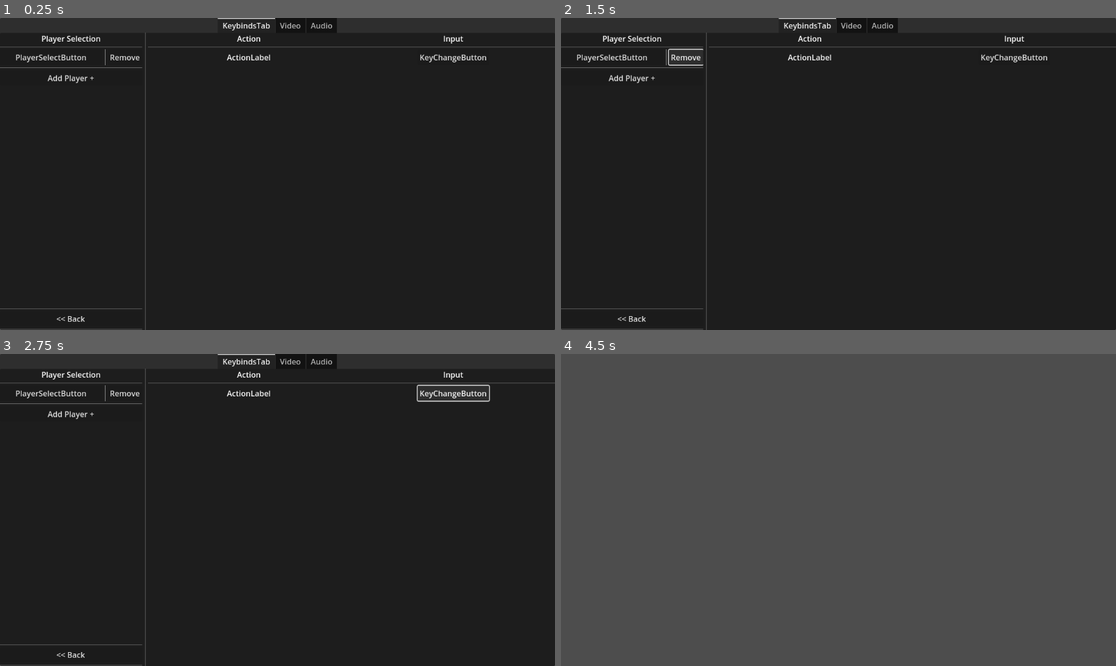
Above: before the commit, frames 1-4 (two rows, left to right).
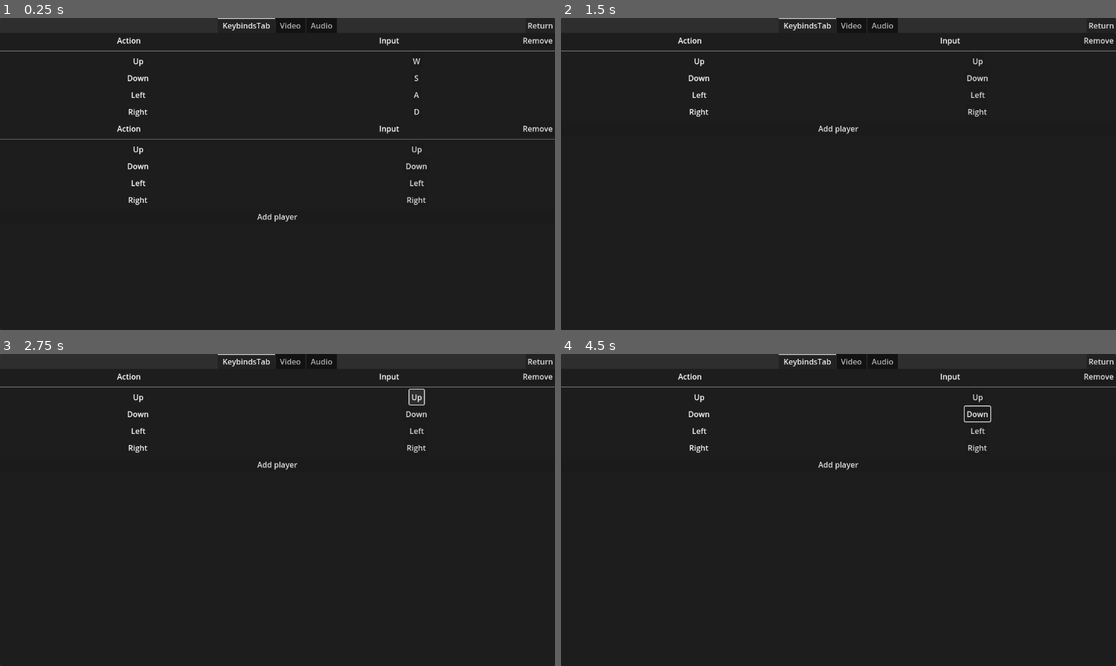
Above: after the commit, the same moments.

Repository: carcinizer/slavic-2025
Game: Godot game, scene res://scenes/settings_menu.tscn
The game is run twice, just before and just after one commit, with the same random seed, the same clock (stepped at 60 frames per second) and the same inputs. This scene is started directly instead of the project's main scene.
Inputs (mouse positions are in pixels of both pictures, inside the frame that each line leads up to):
- Up to frame 1 (0.25 s): no input
- Up to frame 2 (1.5 s): click (610, 58) at 0.5 s, where only the run before the commit has a clickable "PlayerSelectButton"; click "Remove" at 1.25 s
- Up to frame 3 (2.75 s): click "KeyChangeButton" (after the commit: "Up") at 2 s
- Up to frame 4 (4.5 s): click (633, 413) at 2.75 s, where only the run before the commit has a clickable "Add Player +"; click "KeyChangeButton" (after the commit: "Down") at 3.5 s; click (633, 653) at 4.25 s, where only the run before the commit has a clickable "<< Back"

The runs differ from the first frame. In frame 1, 2.6% of the frame differs, in the area x 0-100%, y 1-100%; in frame 2, 2.1%; in frame 3, 2.2%; in frame 4, 100%, in the area x 0-100%, y 0-100%.

Commit message:
Add working keybindings menu

Diff:
--- a/project.godot
+++ b/project.godot
@@ -11,7 +11,7 @@
 [application]
 
 config/name="slavic-2025"
-run/main_scene="uid://dosjbacgvospg"
+run/main_scene="uid://torywqpmiyue"
 config/features=PackedStringArray("4.4", "Forward Plus")
 config/icon="res://icon.svg"
 
--- /dev/null
+++ b/scenes/keybinding.tscn
@@ -0,0 +1,18 @@
+[gd_scene load_steps=2 format=3 uid="uid://cpsus5vfp3p0v"]
+
+[ext_resource type="Script" uid="uid://dm7yel2ilwyr7" path="res://src/ui/keybinding.gd" id="1_efavd"]
+
+[node name="Keybinding" type="HBoxContainer"]
+script = ExtResource("1_efavd")
+
+[node name="ActionLabel" type="Label" parent="."]
+layout_mode = 2
+size_flags_horizontal = 6
+text = "ActionLabel"
+
+[node name="KeyChangeButton" type="Button" parent="."]
+layout_mode = 2
+size_flags_horizontal = 6
+text = "KeyChangeButton"
+
+[connection signal="pressed" from="KeyChangeButton" to="." method="update_value"]
--- /dev/null
+++ b/scenes/player_controls_settings.tscn
@@ -0,0 +1,59 @@
+[gd_scene load_steps=3 format=3 uid="uid://72fqqlylhdsw"]
+
+[ext_resource type="PackedScene" uid="uid://cpsus5vfp3p0v" path="res://scenes/keybinding.tscn" id="1_a15mp"]
+[ext_resource type="Script" uid="uid://dqegmeo0cjq1y" path="res://src/player_controls_settings.gd" id="1_v2yiu"]
+
+[node name="KeybindsScrollContainer" type="VBoxContainer"]
+anchors_preset = 15
+anchor_right = 1.0
+anchor_bottom = 1.0
+grow_horizontal = 2
+grow_vertical = 2
+size_flags_horizontal = 3
+script = ExtResource("1_v2yiu")
+
+[node name="KeybindsContainer" type="VBoxContainer" parent="."]
+layout_mode = 2
+size_flags_horizontal = 3
+size_flags_vertical = 3
+
+[node name="KeybindsTopRow" type="HBoxContainer" parent="KeybindsContainer"]
+layout_mode = 2
+
+[node name="Label" type="Label" parent="KeybindsContainer/KeybindsTopRow"]
+layout_mode = 2
+size_flags_horizontal = 6
+text = "Action"
+
+[node name="Label2" type="Label" parent="KeybindsContainer/KeybindsTopRow"]
+layout_mode = 2
+size_flags_horizontal = 6
+text = "Input"
+
+[node name="Remove" type="Button" parent="KeybindsContainer/KeybindsTopRow"]
+layout_mode = 2
+text = "Remove"
+
+[node name="HSeparator" type="HSeparator" parent="KeybindsContainer"]
+layout_mode = 2
+
+[node name="Up" parent="KeybindsContainer" instance=ExtResource("1_a15mp")]
+layout_mode = 2
+text = "Up"
+
+[node name="Down" parent="KeybindsContainer" instance=ExtResource("1_a15mp")]
+layout_mode = 2
+text = "Down"
+player_settings_field = "key_down"
+
+[node name="Left" parent="KeybindsContainer" instance=ExtResource("1_a15mp")]
+layout_mode = 2
+text = "Left"
+player_settings_field = "key_left"
+
+[node name="Right" parent="KeybindsContainer" instance=ExtResource("1_a15mp")]
+layout_mode = 2
+text = "Right"
+player_settings_field = "key_right"
+
+[connection signal="pressed" from="KeybindsContainer/KeybindsTopRow/Remove" to="." method="_on_remove_pressed"]
--- a/scenes/settings_menu.tscn
+++ b/scenes/settings_menu.tscn
@@ -28,101 +28,20 @@
 layout_mode = 2
 metadata/_tab_index = 0
 
-[node name="HBoxContainer" type="HBoxContainer" parent="PanelContainer/TabContainer/KeybindsTab"]
+[node name="Scroll" type="ScrollContainer" parent="PanelContainer/TabContainer/KeybindsTab"]
 layout_mode = 2
 
-[node name="PlayerSelectScrollContainer" type="ScrollContainer" parent="PanelContainer/TabContainer/KeybindsTab/HBoxContainer"]
-layout_mode = 2
-size_flags_horizontal = 3
-size_flags_stretch_ratio = 0.35
-
-[node name="PlayerSelectContainer" type="VBoxContainer" parent="PanelContainer/TabContainer/KeybindsTab/HBoxContainer/PlayerSelectScrollContainer"]
+[node name="VBox" type="VBoxContainer" parent="PanelContainer/TabContainer/KeybindsTab/Scroll"]
 layout_mode = 2
 size_flags_horizontal = 3
 size_flags_vertical = 3
 
-[node name="Label" type="Label" parent="PanelContainer/TabContainer/KeybindsTab/HBoxContainer/PlayerSelectScrollContainer/PlayerSelectContainer"]
-layout_mode = 2
-text = "Player Selection"
-horizontal_alignment = 1
-
-[node name="HSeparator" type="HSeparator" parent="PanelContainer/TabContainer/KeybindsTab/HBoxContainer/PlayerSelectScrollContainer/PlayerSelectContainer"]
+[node name="Players" type="VBoxContainer" parent="PanelContainer/TabContainer/KeybindsTab/Scroll/VBox"]
 layout_mode = 2
 
-[node name="PlayerSelectButtonTemplate" type="HBoxContainer" parent="PanelContainer/TabContainer/KeybindsTab/HBoxContainer/PlayerSelectScrollContainer/PlayerSelectContainer"]
+[node name="AddPlayer" type="Button" parent="PanelContainer/TabContainer/KeybindsTab/Scroll/VBox"]
 layout_mode = 2
-
-[node name="PlayerSelectButton" type="Button" parent="PanelContainer/TabContainer/KeybindsTab/HBoxContainer/PlayerSelectScrollContainer/PlayerSelectContainer/PlayerSelectButtonTemplate"]
-layout_mode = 2
-size_flags_horizontal = 3
-text = "PlayerSelectButton"
-
-[node name="VSeparator" type="VSeparator" parent="PanelContainer/TabContainer/KeybindsTab/HBoxContainer/PlayerSelectScrollContainer/PlayerSelectContainer/PlayerSelectButtonTemplate"]
-layout_mode = 2
-
-[node name="RemovePlayerButton" type="Button" parent="PanelContainer/TabContainer/KeybindsTab/HBoxContainer/PlayerSelectScrollContainer/PlayerSelectContainer/PlayerSelectButtonTemplate"]
-layout_mode = 2
-text = "Remove"
-
-[node name="HSeparator2" type="HSeparator" parent="PanelContainer/TabContainer/KeybindsTab/HBoxContainer/PlayerSelectScrollContainer/PlayerSelectContainer"]
-layout_mode = 2
-
-[node name="AddPlayerButton" type="Button" parent="PanelContainer/TabContainer/KeybindsTab/HBoxContainer/PlayerSelectScrollContainer/PlayerSelectContainer"]
-layout_mode = 2
-text = "Add Player +"
-
-[node name="HSeparator3" type="HSeparator" parent="PanelContainer/TabContainer/KeybindsTab/HBoxContainer/PlayerSelectScrollContainer/PlayerSelectContainer"]
-layout_mode = 2
-size_flags_vertical = 10
-
-[node name="BackButton" type="Button" parent="PanelContainer/TabContainer/KeybindsTab/HBoxContainer/PlayerSelectScrollContainer/PlayerSelectContainer"]
-layout_mode = 2
-text = "<< Back"
-
-[node name="HSeparator4" type="HSeparator" parent="PanelContainer/TabContainer/KeybindsTab/HBoxContainer/PlayerSelectScrollContainer/PlayerSelectContainer"]
-layout_mode = 2
-size_flags_vertical = 8
-
-[node name="VSeparator" type="VSeparator" parent="PanelContainer/TabContainer/KeybindsTab/HBoxContainer"]
-layout_mode = 2
-
-[node name="KeybindsScrollContainer" type="ScrollContainer" parent="PanelContainer/TabContainer/KeybindsTab/HBoxContainer"]
-layout_mode = 2
-size_flags_horizontal = 3
-
-[node name="KeybindsContainer" type="VBoxContainer" parent="PanelContainer/TabContainer/KeybindsTab/HBoxContainer/KeybindsScrollContainer"]
-layout_mode = 2
-size_flags_horizontal = 3
-size_flags_vertical = 3
-
-[node name="KeybindsTopRow" type="HBoxContainer" parent="PanelContainer/TabContainer/KeybindsTab/HBoxContainer/KeybindsScrollContainer/KeybindsContainer"]
-layout_mode = 2
-
-[node name="Label" type="Label" parent="PanelContainer/TabContainer/KeybindsTab/HBoxContainer/KeybindsScrollContainer/KeybindsContainer/KeybindsTopRow"]
-layout_mode = 2
-size_flags_horizontal = 6
-text = "Action"
-
-[node name="Label2" type="Label" parent="PanelContainer/TabContainer/KeybindsTab/HBoxContainer/KeybindsScrollContainer/KeybindsContainer/KeybindsTopRow"]
-layout_mode = 2
-size_flags_horizontal = 6
-text = "Input"
-
-[node name="HSeparator" type="HSeparator" parent="PanelContainer/TabContainer/KeybindsTab/HBoxContainer/KeybindsScrollContainer/KeybindsContainer"]
-layout_mode = 2
-
-[node name="SingleKeybindTemplate" type="HBoxContainer" parent="PanelContainer/TabContainer/KeybindsTab/HBoxContainer/KeybindsScrollContainer/KeybindsContainer"]
-layout_mode = 2
-
-[node name="ActionLabel" type="Label" parent="PanelContainer/TabContainer/KeybindsTab/HBoxContainer/KeybindsScrollContainer/KeybindsContainer/SingleKeybindTemplate"]
-layout_mode = 2
-size_flags_horizontal = 6
-text = "ActionLabel"
-
-[node name="KeyChangeButton" type="Button" parent="PanelContainer/TabContainer/KeybindsTab/HBoxContainer/KeybindsScrollContainer/KeybindsContainer/SingleKeybindTemplate"]
-layout_mode = 2
-size_flags_horizontal = 6
-text = "KeyChangeButton"
+text = "Add player"
 
 [node name="Video" type="PanelContainer" parent="PanelContainer/TabContainer"]
 visible = false
@@ -201,5 +120,11 @@
 tick_count = 20
 ticks_on_borders = true
 
-[connection signal="pressed" from="PanelContainer/TabContainer/KeybindsTab/HBoxContainer/PlayerSelectScrollContainer/PlayerSelectContainer/AddPlayerButton" to="." method="_on_add_player_button_pressed"]
-[connection signal="pressed" from="PanelContainer/TabContainer/KeybindsTab/HBoxContainer/PlayerSelectScrollContainer/PlayerSelectContainer/BackButton" to="." method="_on_back_button_pressed"]
+[node name="Return" type="Button" parent="PanelContainer"]
+layout_mode = 2
+size_flags_horizontal = 8
+size_flags_vertical = 0
+text = "Return"
+
+[connection signal="pressed" from="PanelContainer/TabContainer/KeybindsTab/Scroll/VBox/AddPlayer" to="." method="_on_add_player_pressed"]
+[connection signal="pressed" from="PanelContainer/Return" to="." method="_on_return_pressed"]
--- a/src/global/bus.gd
+++ b/src/global/bus.gd
@@ -2,3 +2,4 @@
 extends Node
 
 #signal mushroom_spawned(m: Mushroom)
+signal players_changed()
--- a/src/global/glob.gd
+++ b/src/global/glob.gd
@@ -2,3 +2,48 @@
 extends Node
 
 var all_mushrooms: Array[Mushroom] = []
+
+@onready var settings: Settings = load("user://settings.tres")
+
+func _ready() -> void:
+	BUS.players_changed.connect(refresh_players)
+
+	if settings == null: # No save file
+		settings = Settings.new()
+		settings.resource_path = "user://settings.tres"
+		var p1 = PlayerSettings.new()
+		p1.key_up = InputEventKey.new()
+		p1.key_up.keycode = KEY_W
+		p1.key_down = InputEventKey.new()
+		p1.key_down.keycode = KEY_S
+		p1.key_left = InputEventKey.new()
+		p1.key_left.keycode = KEY_A
+		p1.key_right = InputEventKey.new()
+		p1.key_right.keycode = KEY_D
+		settings.player_settings.push_back(p1)
+
+		var p2 = PlayerSettings.new()
+		p2.key_up = InputEventKey.new()
+		p2.key_up.keycode = KEY_UP
+		p2.key_down = InputEventKey.new()
+		p2.key_down.keycode = KEY_DOWN
+		p2.key_left = InputEventKey.new()
+		p2.key_left.keycode = KEY_LEFT
+		p2.key_right = InputEventKey.new()
+		p2.key_right.keycode = KEY_RIGHT
+		settings.player_settings.push_back(p2)
+
+		BUS.players_changed.emit()
+
+
+func refresh_players():
+	ResourceSaver.save(settings)
+	for id in range(settings.player_settings.size()):
+		for field in ["key_left", "key_down", "key_up", "key_right"]:
+			if not InputMap.has_action("%s%d" % [field, id]):
+				InputMap.add_action("%s%d" % [field, id])
+			InputMap.action_erase_events("%s%d" % [field, id])
+
+			var event = settings.player_settings[id].get(field)
+			if event != null:
+				InputMap.action_add_event("%s%d" % [field, id], event)
--- a/src/main_menu.gd
+++ b/src/main_menu.gd
@@ -5,7 +5,7 @@
 
 
 func _on_play_button_pressed() -> void:
-	pass # Replace with function body.
+	get_tree().change_scene_to_file("res://scenes/map.tscn")
 
 
 func _on_settings_button_pressed() -> void:
--- /dev/null
+++ b/src/player_controls_settings.gd
@@ -0,0 +1,15 @@
+extends VBoxContainer
+
+@export var player: int = -1
+
+
+func refresh() -> void:
+	$KeybindsContainer/Up.refresh(player)
+	$KeybindsContainer/Down.refresh(player)
+	$KeybindsContainer/Left.refresh(player)
+	$KeybindsContainer/Right.refresh(player)
+
+
+func _on_remove_pressed() -> void:
+	GLOB.settings.player_settings.remove_at(player)
+	BUS.players_changed.emit()
--- /dev/null
+++ b/src/player_settings.gd
@@ -0,0 +1,14 @@
+class_name PlayerSettings
+extends Resource
+
+@export var key_up: InputEvent
+@export var key_down: InputEvent
+@export var key_left: InputEvent
+@export var key_right: InputEvent
+
+
+func is_keybinding_taken(event: InputEvent) -> bool:
+	return (key_up.is_match(event) if key_up else false) \
+		or (key_down.is_match(event) if key_down else false) \
+		or (key_left.is_match(event) if key_left else false) \
+		or (key_right.is_match(event) if key_right else false)
--- /dev/null
+++ b/src/settings.gd
@@ -0,0 +1,9 @@
+class_name Settings
+extends Resource
+
+@export var player_settings: Array[PlayerSettings] = []
+
+func is_keybinding_taken(event: InputEvent) -> bool:
+	return player_settings.any(
+		func(x: PlayerSettings): return x.is_keybinding_taken(event)
+	)
--- a/src/settings_menu.gd
+++ b/src/settings_menu.gd
@@ -2,12 +2,34 @@
 extends Control
 
 signal settings_menu_closed
+signal action_pressed(event)
 
+var player_controls_scene = preload("res://scenes/player_controls_settings.tscn")
+
+func _ready() -> void:
+	update()
+	BUS.players_changed.connect(update)
+
+func update():
+	for i in $PanelContainer/TabContainer/KeybindsTab/Scroll/VBox/Players.get_children():
+		i.queue_free()
+
+	for i in range(GLOB.settings.player_settings.size()):
+		var player_controls = player_controls_scene.instantiate()
+		player_controls.player = i
+		$PanelContainer/TabContainer/KeybindsTab/Scroll/VBox/Players.add_child(player_controls)
+		player_controls.refresh()
 
 func _on_back_button_pressed() -> void:
 	settings_menu_closed.emit()
 	queue_free()
 
 
-func _on_add_player_button_pressed() -> void:
-	pass
+func _on_add_player_pressed() -> void:
+	GLOB.settings.player_settings.push_back(PlayerSettings.new())
+	BUS.players_changed.emit()
+
+
+func _on_return_pressed() -> void:
+	settings_menu_closed.emit()
+	queue_free()
--- /dev/null
+++ b/src/ui/keybinding.gd
@@ -0,0 +1,35 @@
+extends HBoxContainer
+
+@export var text: String = "name"
+@export var player: int = -1
+@export var player_settings_field: String = "key_up"
+
+signal any_action_pressed
+
+func refresh(id: int) -> void:
+	player = id
+	$ActionLabel.text = text
+	update_button_text()
+
+
+func update_button_text():
+	if GLOB.settings.player_settings[player].get(player_settings_field) != null:
+		$KeyChangeButton.text = GLOB.settings.player_settings[player].get(player_settings_field).as_text()
+	else:
+		$KeyChangeButton.text = "<none>"
+
+
+func update_value():
+	var key = await any_action_pressed
+	if key is InputEventKey and key.keycode == KEY_ESCAPE:
+		return
+	if GLOB.settings.is_keybinding_taken(key):
+		print("Keybinding already taken")
+		return
+	GLOB.settings.player_settings[player].set(player_settings_field, key)
+	BUS.players_changed.emit()
+
+
+func _input(event: InputEvent) -> void:
+	if event is InputEventKey or event is InputEventJoypadButton:
+		any_action_pressed.emit(event)
Not shown, added: src/player_controls_settings.gd.uid
Not shown, added: src/player_settings.gd.uid
Not shown, added: src/settings.gd.uid
Not shown, added: src/ui/keybinding.gd.uid
